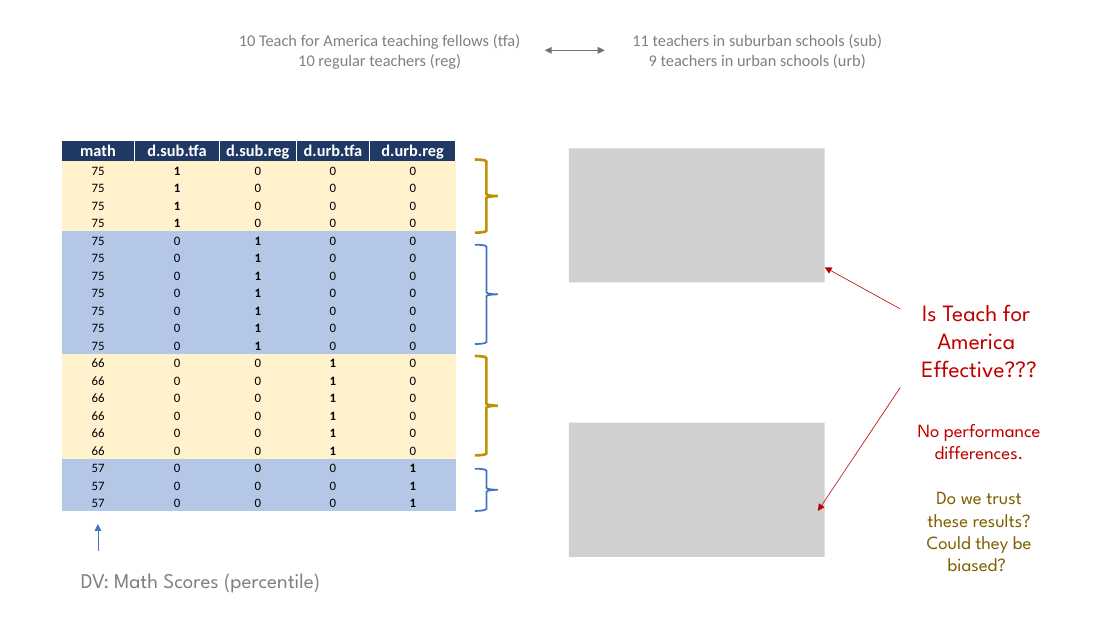
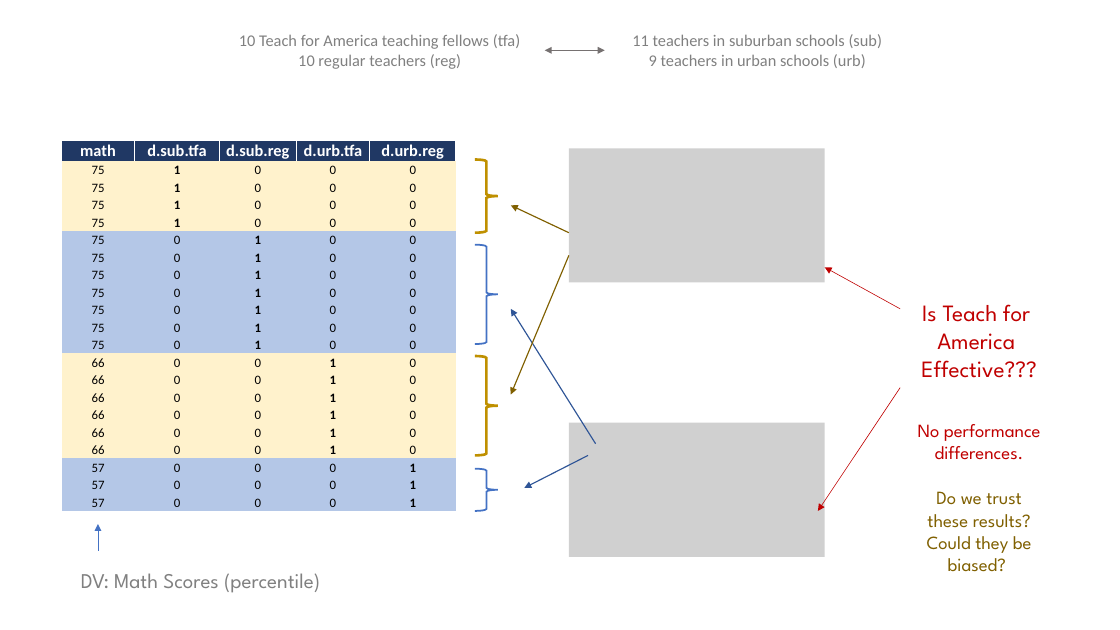
Before and after one commit to DS4PS/cpp-523-spr-2020, a slide deck: slide 6 of lectures/hypotheses-tests-with-dummy-variables.pptx. Drawn at 1120x630 pixels with LibreOffice and Linux fonts; fonts in the diff are those of the drawing; grey boxes stand for pictures. Boxes give left, top, right and bottom in pixels: in the first picture for what was removed or moved away, otherwise in the second. Text is boxed around its words. In the diff, an @@ line names an element or a change of style, - is before the commit and + after.

```diff
--- a/lectures/hypotheses-tests-with-dummy-variables.pptx
+++ b/lectures/hypotheses-tests-with-dummy-variables.pptx
@@ arrow added from (569, 233) to (511, 205), #806000 1 pt @@
@@ arrow added from (569, 255) to (511, 395), #806000 1 pt @@
@@ arrow added from (596, 444) to (511, 309), #2F5597 1 pt @@
@@ arrow added from (588, 455) to (524, 488), #2F5597 1 pt @@
```
Also in this commit, not shown: 2 other slides changed, 1 other file.
